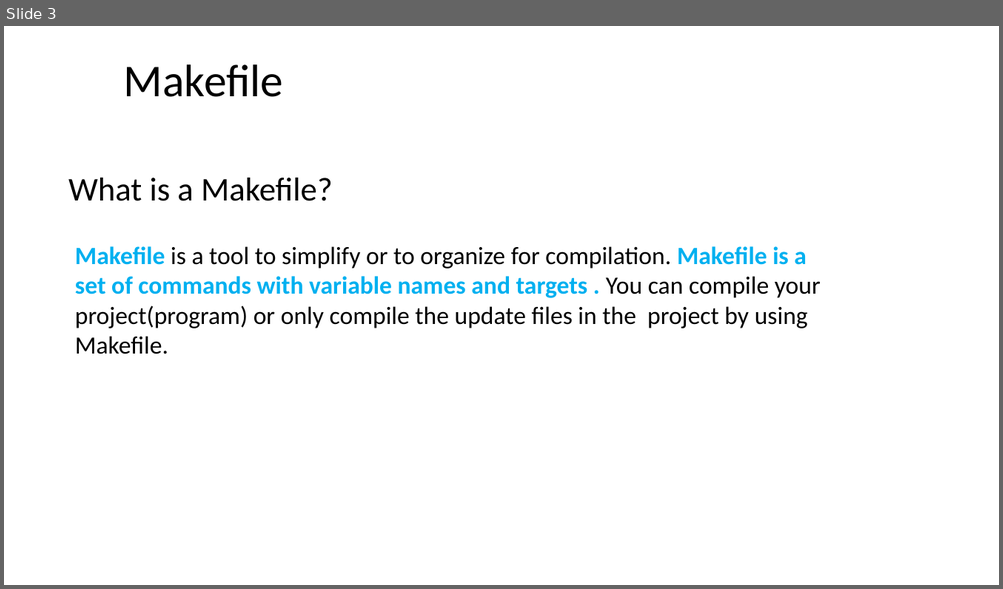
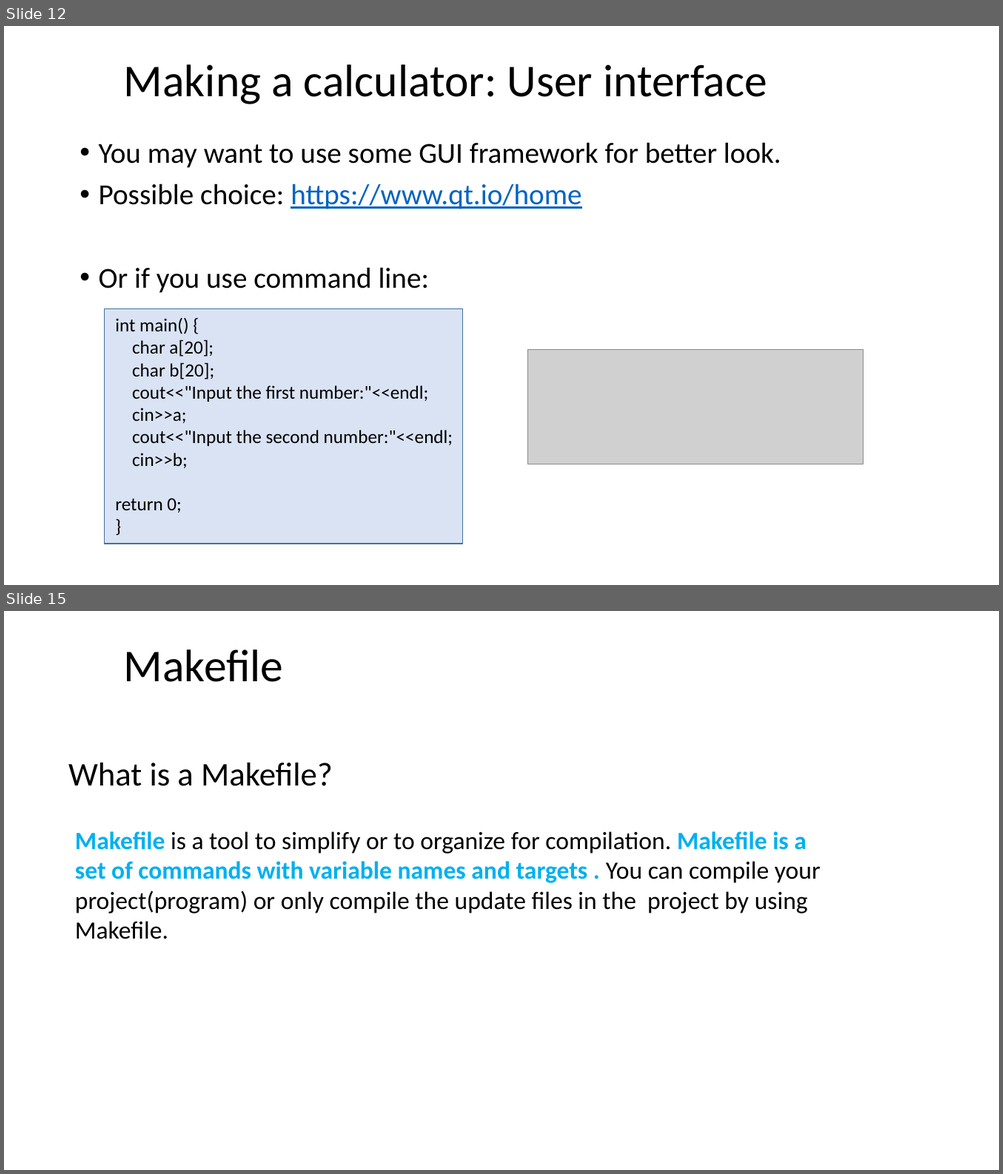
Before and after one commit to dayekuaipao/CPPLearning, a slide deck: week03/Lab03.pptx. Shown one above the other, each under a label of ours: slide 3 before the commit, slides 12 and 15 after it; the slides between them are not shown. The pictures are 1003x589 and 1003x1174 pixels, drawn with LibreOffice and Linux fonts; fonts in the diff are those of the drawing; grey boxes stand for pictures; background and template pictures are left out. Boxes give left, top, right and bottom in pixels: in the first picture for what was removed or moved away, otherwise in the second. Text is boxed around its words. In the diff, an @@ line names an element or a change of style, - is before the commit and + after.

```diff
--- a/week03/Lab03.pptx
+++ b/week03/Lab03.pptx
@@ slide 12 added at bbox=[4, 26, 999, 585], background #FFFFFF @@
@@ title added at bbox=[124, 64, 767, 104], 44 pt, text #000000 @@
+Making a calculator: User interface
@@ text added at bbox=[99, 142, 781, 293], 28 pt, text #000000 @@
+• You may want to use some GUI framework for better look.
+• Possible choice: https://www.qt.io/home
+• Or if you use command line:
@@ rectangle added at bbox=[105, 309, 463, 545], fill #DAE3F3, outline #43739E 1 pt @@
@@ text added at bbox=[115, 318, 452, 513], 18 pt, text #000000 @@
+int main() {
+char a[20];
+char b[20];
+cout<<"Input the first number:"<<endl;
+cin>>a;
+cout<<"Input the second number:"<<endl;
+cin>>b;
+return 0;
+}
@@ picture added at bbox=[527, 350, 862, 464] @@
@@ what was slide 3 is now slide 15 @@
```
Also in this commit, not shown: 3 slides changed, 11 other slides added.
